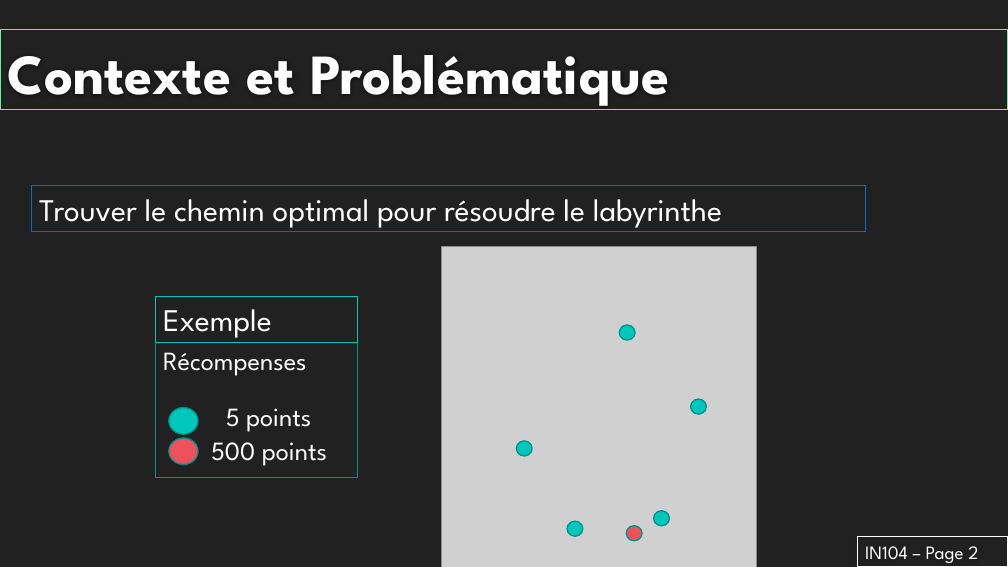
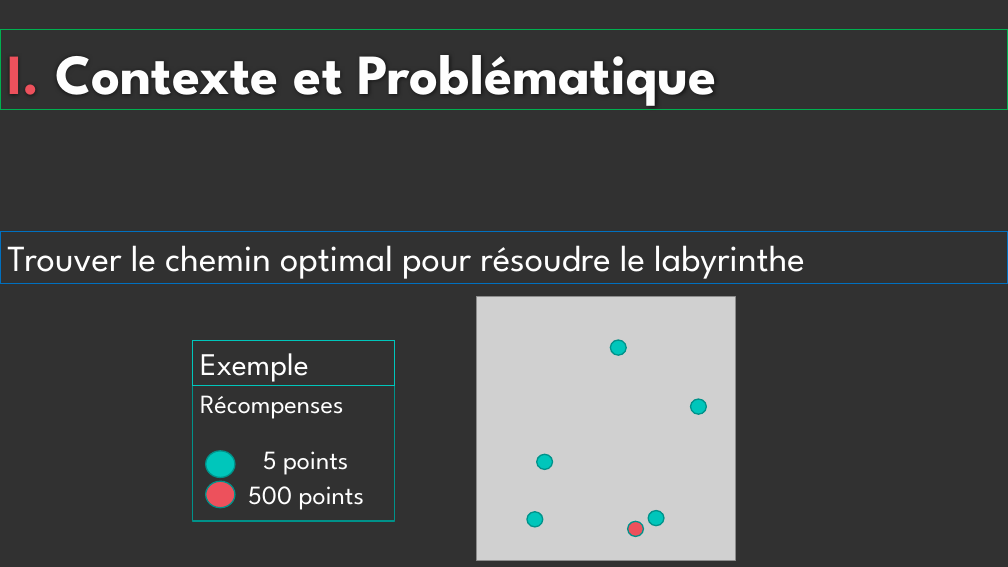
Before and after one commit to laurentlam/labyrinth_solving, a slide deck: slide 3 of Livrables/Présentation.pptx (slide 2 before the commit). Drawn at 1008x567 pixels with LibreOffice and Linux fonts; fonts in the diff are those of the drawing; grey boxes stand for pictures; background and template pictures are left out. Boxes give left, top, right and bottom in pixels: in the first picture for what was removed or moved away, otherwise in the second. Text is boxed around its words. In the diff, an @@ line names an element or a change of style, - is before the commit and + after.

```diff
--- a/Livrables/Présentation.pptx
+++ b/Livrables/Présentation.pptx
@@ background #212121 to #313131 @@
@@ title "I. Contexte et Problématique" at (0, 29, 1008, 109): outline #6FEBA0 0.75 pt to #00B050 0.75 pt @@
@@ title at (8, 55, 717, 110): text changed @@
-Contexte et Problématique
+I. Contexte et Problématique
@@ rectangle "Trouver le chemin optimal pour ...": place and size @@
-rectangle "Trouver le chemin optimal pour ..." at (32, 186, 867, 232)
+rectangle "Trouver le chemin optimal pour ..." at (0, 231, 1008, 284)
@@ rectangle "Trouver le chemin optimal pour ..." at (0, 231, 1008, 284): size 30 to 35 pt @@
@@ picture: place and size @@
-picture at (442, 247, 756, 567)
+picture at (476, 297, 736, 561)
@@ ellipse: place and size @@
-ellipse at (619, 325, 635, 340)
+ellipse at (610, 340, 626, 355)
@@ ellipse: place and size @@
-ellipse at (516, 441, 532, 456)
+ellipse at (537, 454, 553, 470)
@@ 3 texts, 2 rectangles, 2 ellipses: place and size @@
-3 texts, 2 rectangles, 2 ellipses at (156, 297, 358, 478)
+3 texts, 2 rectangles, 2 ellipses at (193, 340, 395, 521)
@@ ellipse: place and size @@
-ellipse at (567, 521, 583, 536)
+ellipse at (527, 512, 543, 527)
@@ ellipse: place and size @@
-ellipse at (626, 526, 642, 541)
+ellipse at (628, 522, 644, 537)
@@ ellipse: place and size @@
-ellipse at (654, 511, 670, 526)
+ellipse at (648, 510, 664, 526)
@@ rectangle removed at (858, 537, 1008, 567) @@
-IN104 – Page 2
```
Also in this commit, not shown: 4 other slides changed, 6 slides added, 3 slides removed.
